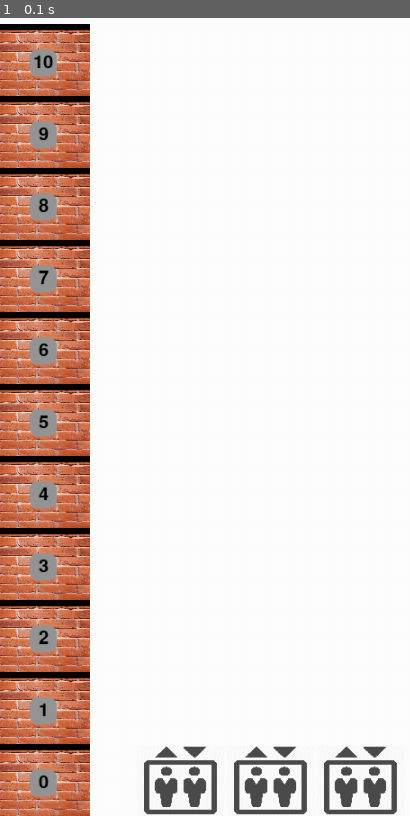
Above: before the commit, frame 1.
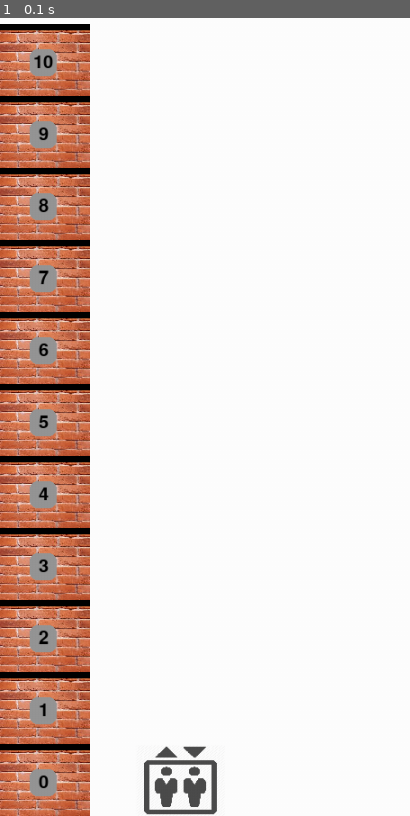
Above: after the commit, the same moment.

Repository: amiramyossi/elevators_project_m.10
Game: pygame game, started from pygame_training.py
The game is run twice, just before and just after one commit, with the same random seed, the same clock (stepped at 60 frames per second) and the same inputs.
Inputs:
- Up to frame 1 (0.1 s): no input

The runs differ from the first frame. In frame 1, 1.7% of the frame differs, in the area x 57-97%, y 91-100%.

Commit message:
functioning timer with logic problems

Diff:
--- a/Building.py
+++ b/Building.py
@@ -27,10 +27,22 @@
 
 
 
+
     def check_floor_requests(self):
         for floor in self.__floors:
             if floor.need_lift():
                 self.call_lift(floor)
+
+    def check_lift_arrivals(self):
+        for lift in self.__lifts:
+            if lift.get_arrival_status():
+                lift.set_arrival_status(False)
+                self.arrive_at_dst(lift, lift.get_current_floor())
+
+    def arrive_at_dst(self, lift, floor):
+        floor.update_time_to_wait("")
+
+    # colour, ding, sleep 2 sec, erase timer if needed
 
 
 
@@ -63,11 +75,18 @@
 
     def call_lift(self, floor):
         best_lift, arrival_time = self.get_best_lift(floor)
-        best_lift.set_tasks(floor, arrival_time)
+        if len(best_lift.get_tasks()) < 1:
+            best_lift.set_tasks(floor, arrival_time)
+        else:
+            best_lift.set_tasks(floor, arrival_time + 2)
         floor.set_need_lift()
         # display_time(arrival_time)
         # change_colour(to_green)
 
-    def update_lift_times(self, passed_time):
+    def update_times(self, passed_time):
         for lift in self.__lifts:
             lift.update_finish_time(passed_time)
+            if lift.get_tasks():
+                for i in range(len(lift.get_tasks())):
+                    floor, arrival_time = lift.get_tasks()[i]
+                    floor.update_time_to_wait(int(arrival_time))
--- a/Floor.py
+++ b/Floor.py
@@ -12,6 +12,8 @@
         self.__ceiling = FLOOR_HEIGHT * (self.__num + 1)
         self.__button_y = 0
         self.__need_lift = False
+        self.__time_to_wait = ""
+
 
     def draw_floor(self, screen):
         occupied_pixels = FLOOR_HEIGHT * (self.__num)
@@ -28,6 +30,8 @@
         self.__button_y = button.topleft[1]
         font = pygame.font.SysFont(None, 30)
         screen.blit(font.render(str(self.__num), True, (0, 0, 0)), font.render(str(self.__num), True, (255, 0, 0)).get_rect(center=(rect_area.center[0] - 2, rect_area.center[1] + 3)))
+        timer_font = pygame.font.SysFont(None, 30)
+        screen.blit(timer_font.render(str(self.__time_to_wait), True, (0, 0, 0)), timer_font.render(str(self.__time_to_wait), True, (255, 0, 0)).get_rect(center=(rect_area.center[0] + 80, rect_area.center[1] + 3)))
 
 
 
@@ -40,6 +44,12 @@
 
     def set_need_lift(self):
         self.__need_lift = False
+
+    def update_time_to_wait(self, time=any):
+        if str(time).isnumeric():
+            self.__time_to_wait = time + 1
+        else:
+            self.__time_to_wait = time
 
     def get_button_y(self):
         return self.__button_y
--- a/Lift.py
+++ b/Lift.py
@@ -1,12 +1,16 @@
 import pygame
 from collections import deque
 import math
+import time
 
 
 SCREEN_HEIGHT = 1000
 FLOOR_HEIGHT = 80
 FLOOR_WIDTH = 100
 ROOM_FOR_TIMER = 150
+
+pygame.mixer.init()
+ding = pygame.mixer.Sound("ding.mp3")
 
 class Lift:
 
@@ -17,6 +21,12 @@
         self.__y = SCREEN_HEIGHT - FLOOR_HEIGHT
         self.lift_image = pygame.image.load("elv.png").convert_alpha()
         self.lift_image = pygame.transform.scale(self.lift_image, (100, 80))
+        self.__arrival_status = False
+        self.__stay_input_iterations = 0
+        self.__reference = False
+        self.__starting_time = 0
+
+
 
 
 
@@ -32,12 +42,13 @@
 
     def update_finish_time(self, passed_time):
         if self.__tasks:
-            floor, finish_time = self.__tasks[-1]
-            if finish_time >= passed_time:
-                finish_time -= passed_time
-            else:
-                finish_time = 0
-            self.__tasks[-1] = floor, finish_time
+            for i in range(len(self.__tasks)):
+                floor, finish_time = self.__tasks[i]
+                if finish_time >= passed_time:
+                    finish_time -= passed_time
+                else:
+                    finish_time = 0
+                self.__tasks[i] = floor, finish_time
 
 
     def set_current_floor(self, floor):
@@ -46,9 +57,15 @@
     def get_current_floor(self):
         return self.__current_floor
 
+    def get_arrival_status(self):
+        return self.__arrival_status
+
+    def set_arrival_status(self, status=bool):
+        self.__arrival_status = status
+
 
     def move(self, dst):
-        self.set_current_floor(dst)
+
         y_of_dst = dst.get_y()
         if self.__y != y_of_dst:
             if self.__y < y_of_dst:
@@ -56,8 +73,33 @@
             else:
                 self.__y -= 5
 
-        elif self.__tasks:
-            self.__tasks.popleft()
+        else:
+            if not self.__reference:
+                self.__starting_time = time.time()
+                pygame.mixer.Sound.play(ding)
+                self.__reference = True
+                self.__current_floor = dst
+                self.set_arrival_status(True)
+
+
+
+            else:
+
+                two_sec_check = time.time()
+                if two_sec_check - self.__starting_time > 2:
+                    self.__reference = False
+                    self.__tasks.popleft()
+
+                    self.__starting_time = 0
+
+                # else:{}
+
+
+
+
+
+
+
 
 
 
--- a/pygame_training.py
+++ b/pygame_training.py
@@ -22,7 +22,7 @@
 
 
 BUILDING_HEIGHT = 10
-building = Building(screen, BUILDING_HEIGHT, 3)
+building = Building(screen, BUILDING_HEIGHT, 1)
 
 # clock = pygame.time.Clock()
 # clock.tick(60)
@@ -33,22 +33,25 @@
 # iteration = 1
 # cycle = 5
 while running:
+    start = time.time()
     # if cycle == 0:
     current_time = time.time()
-    building.update_lift_times(abs(reference_time - current_time))
+    building.update_times(abs(reference_time - current_time))
     reference_time = current_time
     # else:
     #     iteration += 1 % cycle
-    start = time.time()
+
     screen.fill((255, 255, 255))
     building.build()
     building.check_floor_requests()
+    building.check_lift_arrivals()
     # dst = building.get_sixth_floor_test()
     # building.get_first_lift_test().move(dst)
     # test_floor = building.get_floors()[3]
     # test_floor.request_lift()
     end = time.time()
-    time.sleep(1 / 32 + start - end)
+    if 1 / 32 + start - end > 0:
+        time.sleep(1 / 32 + start - end)
     for event in pygame.event.get():
         if event.type == pygame.QUIT:
             running = False
Not shown, added: ding.mp3
